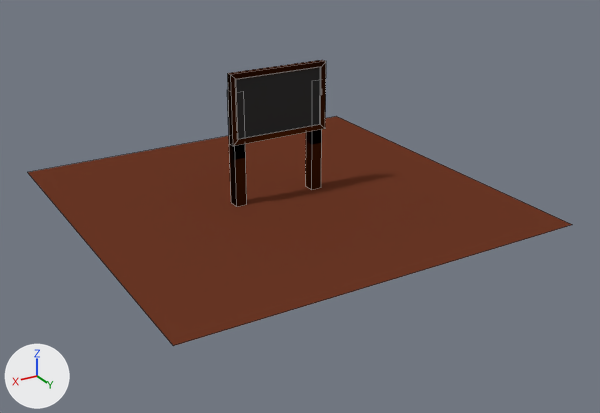
The Blender file assets/sign-bake.blend as it was, and as the next commit left it.
The view is the same before and after, from a camera (50 mm lens) standing at (5.94, 10.52, 3.48) and looking at (-0.06, 0.52, -1.52). The lights are fixed; the arrows at lower left show +X, +Y and +Z. Mesh edges are drawn as thin lines.

In view in the first picture: 'Plane', 'Sign'.
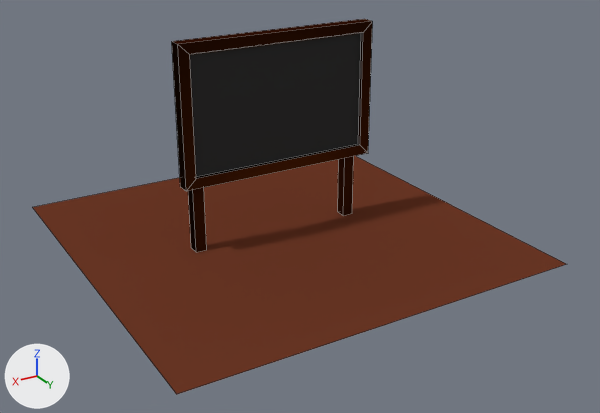
Edits to the bpy script that builds the scene:
```text
Change me_cube:
    where me_cube.from_pydata(...)  # 32 vertices, 26 faces; spans x -0.8..0.8, y -0.16..0.05, z -1.53..0.53
    used by ob_sign; location = (0.0, 0.0, 0.0)
    me_cube part 1: the loose piece of 8 vertices spanning x -0.76..-0.58, y -0.16..0.02, z -1.53..0.26 is scaled about its middle by (0.5, 0.5, 0.72), then moved by (0.0, 0.0, 0.2)
    me_cube part 2: the loose piece of 8 vertices spanning x 0.58..0.76, y -0.16..0.02, z -1.53..0.26 is scaled about its middle by (0.5, 0.5, 0.72), then moved by (0.0, 0.0, 0.2)
Change ob_plane:
    ob_plane.location: (0.0, 0.0, -1.53) -> (0.0, 0.0, -2.17)
Change ob_sign:
    ob_sign.scale: (1.0, 1.0, 1.0) -> (2.0, 2.0, 2.0)
```

Pixel boxes (x1, y1, x2, y2) of what changed, in the pictures (600 x 413 px; the box of a moved part takes in the faces that stretch with it):
'Plane', moved
    before: (28, 116, 572, 346)
    after: (32, 156, 566, 394)
'Sign', reshaped, rescaled (102% wider, 58% taller)
    before: (227, 60, 326, 207)
    after: (172, 19, 373, 252)
part 1 of me_cube, moved or reshaped
    before: (306, 129, 322, 189)
    after: (338, 156, 354, 216)
part 2 of me_cube, moved or reshaped
    before: (227, 90, 247, 207)
    after: (188, 188, 207, 252)
